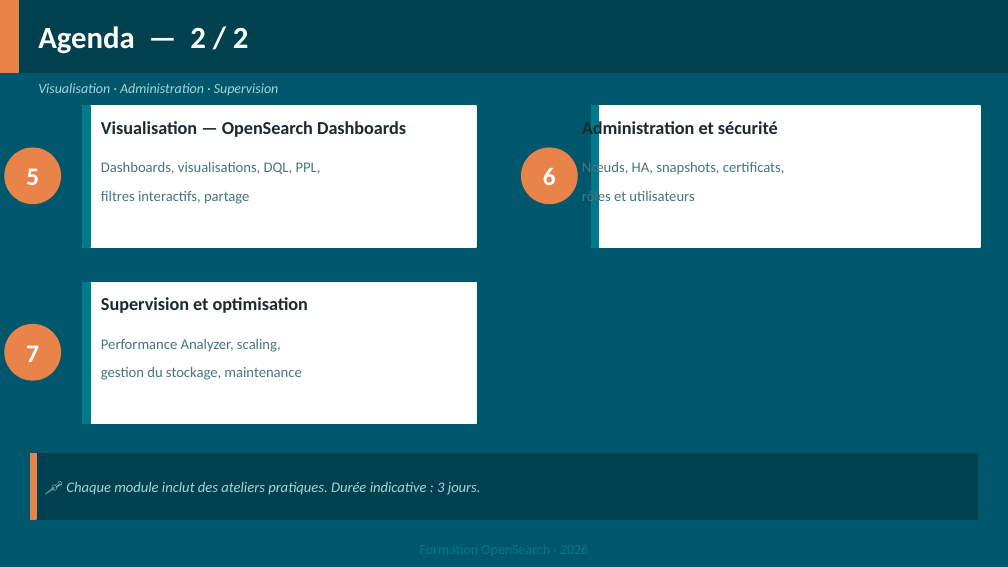
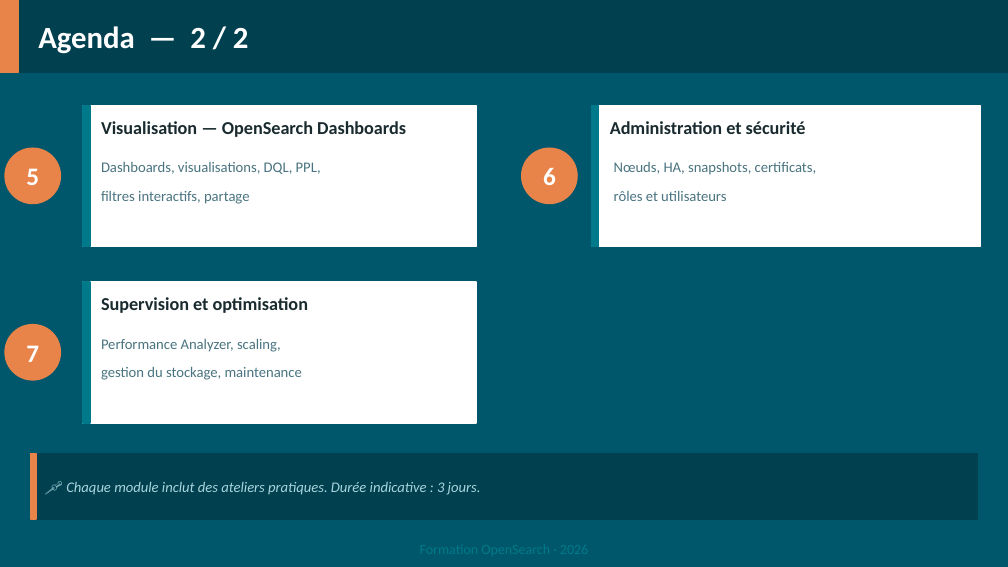
Before and after one commit to dthibau/opensearch, a slide deck: slide 3 of opensearch.pptx. Drawn at 1008x567 pixels with LibreOffice and Linux fonts; fonts in the diff are those of the drawing. Boxes give left, top, right and bottom in pixels: in the first picture for what was removed or moved away, otherwise in the second. Text is boxed around its words. In the diff, an @@ line names an element or a change of style, - is before the commit and + after.

```diff
--- a/opensearch.pptx
+++ b/opensearch.pptx
@@ text removed at bbox=[38, 83, 279, 95] @@
-Visualisation · Administration · Supervision
@@ text "Administration et sécurité" rewrapped from bbox=[582, 119, 778, 139] to bbox=[610, 121, 806, 134] @@
@@ text "Nœuds, HA, snapshots, certificats," rewrapped from bbox=[582, 160, 785, 177] to bbox=[614, 162, 817, 175] @@
@@ text "rôles et utilisateurs" rewrapped from bbox=[582, 188, 694, 205] to bbox=[614, 191, 726, 201] @@
```
Also in this commit, not shown: 54 other slides changed, 130 slides added, 8 slides removed, 50 other files.
